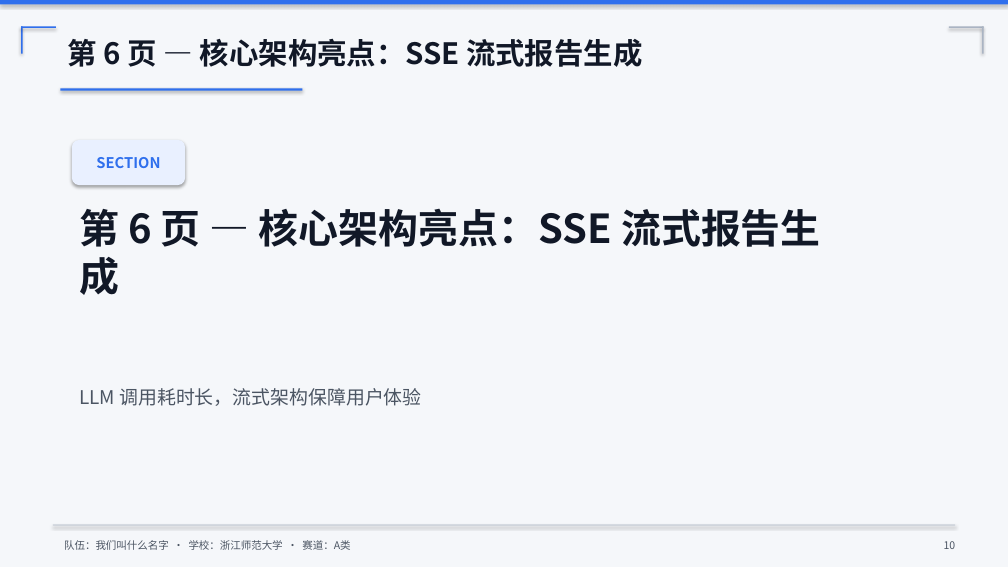
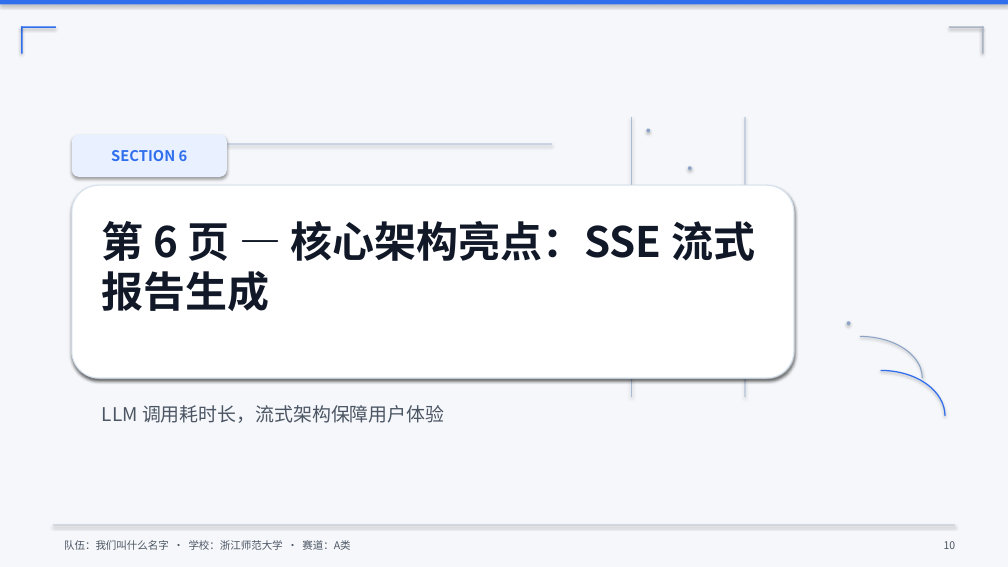
Before and after one commit to ltx-202432110105/quote, a slide deck: slide 11 of slides/competition.pptx. Drawn at 1008x567 pixels with LibreOffice and Linux fonts; fonts in the diff are those of the drawing. Boxes give left, top, right and bottom in pixels: in the first picture for what was removed or moved away, otherwise in the second. Text is boxed around its words. In the diff, an @@ line names an element or a change of style, - is before the commit and + after.

```diff
--- a/slides/competition.pptx
+++ b/slides/competition.pptx
@@ text removed at bbox=[68, 39, 642, 67] @@
-第 6 页 — 核心架构亮点：SSE 流式报告生成
@@ rectangle removed at bbox=[60, 88, 302, 91] @@
@@ rectangle added at bbox=[631, 117, 632, 397], fill #8BA3C7 @@
@@ rectangle added at bbox=[745, 117, 746, 397], fill #8BA3C7 @@
@@ rounded rectangle "SECTION 6": place and size @@
-rounded rectangle "SECTION 6" at bbox=[72, 140, 185, 185]
+rounded rectangle "SECTION 6" at bbox=[72, 135, 227, 177]
@@ rectangle added at bbox=[76, 144, 552, 144], fill #8BA3C7 @@
@@ ellipse added at bbox=[647, 129, 650, 132], fill #8BA3C7 @@
@@ text in rounded rectangle at bbox=[111, 150, 188, 161]: text changed @@
-SECTION
+SECTION 6
@@ ellipse added at bbox=[688, 166, 692, 170], fill #8BA3C7 @@
@@ rounded rectangle added at bbox=[72, 185, 794, 378], fill #FFFFFF, outline #D7E2EF 1 pt @@
@@ rounded rectangle added at bbox=[73, 186, 795, 379], fill #E9EEF4 @@
@@ text "第 6 页 — 核心架构亮点：SSE ...": place and size @@
-text "第 6 页 — 核心架构亮点：SSE ..." at bbox=[79, 209, 821, 295]
+text "第 6 页 — 核心架构亮点：SSE ..." at bbox=[102, 221, 755, 311]
@@ text "第 6 页 — 核心架构亮点：SSE ..." at bbox=[102, 221, 755, 311]: size 38 to 40 pt @@
@@ ellipse added at bbox=[783, 227, 786, 231], fill #8BA3C7 @@
@@ rectangle added at bbox=[76, 246, 552, 247], fill #8BA3C7 @@
@@ ellipse added at bbox=[847, 321, 851, 325], fill #8BA3C7 @@
@@ arc (boxed as its full ellipse) added at bbox=[798, 337, 923, 420], outline #8BA3C7 1 pt @@
@@ arc (boxed as its full ellipse) added at bbox=[817, 371, 945, 461], outline #2F6FED 1.2 pt @@
@@ text "LLM 调用耗时长，流式架构保障用户体验": place and size @@
-text "LLM 调用耗时长，流式架构保障用户体验" at bbox=[79, 388, 421, 406]
+text "LLM 调用耗时长，流式架构保障用户体验" at bbox=[102, 405, 444, 423]
```
Also in this commit, not shown: 45 other slides changed, 2 other files.
